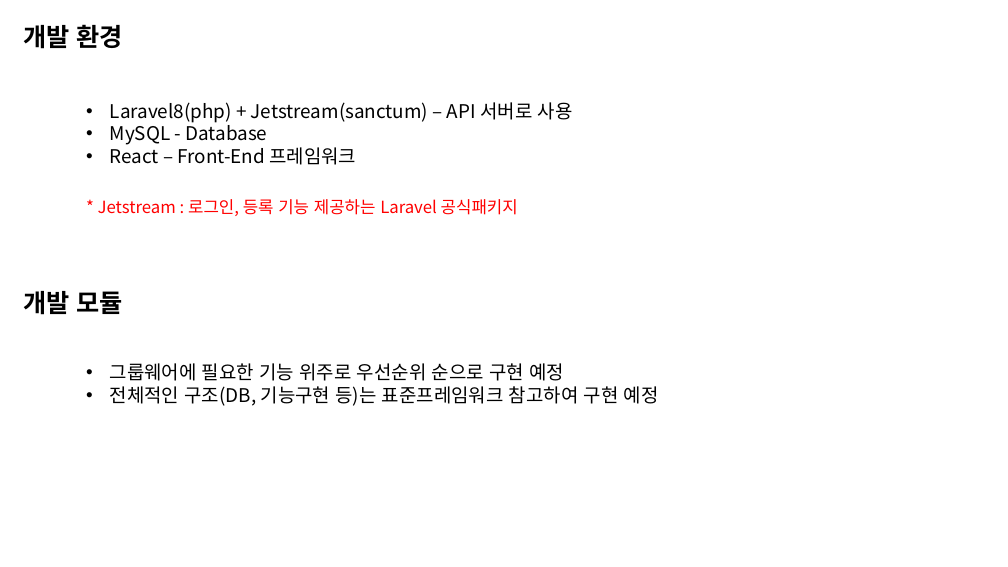
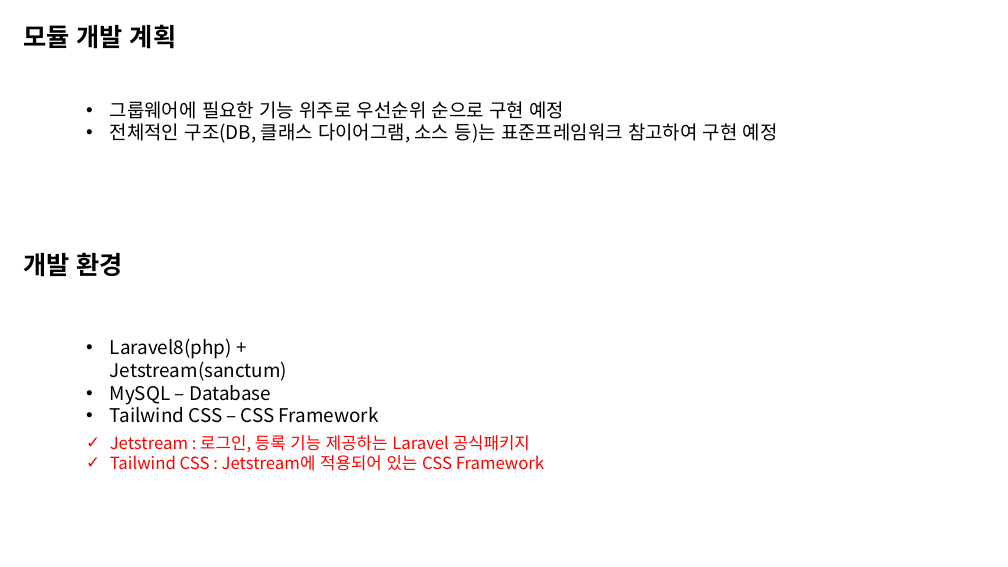
Before and after one commit to ryong890314/laravel-component, a slide deck: slide 2 of doc/Laravel 모듈 개발기획안.pptx. Drawn at 1008x567 pixels with LibreOffice and Linux fonts; fonts in the diff are those of the drawing. Boxes give left, top, right and bottom in pixels: in the first picture for what was removed or moved away, otherwise in the second. Text is boxed around its words. In the diff, an @@ line names an element or a change of style, - is before the commit and + after.

Commit message:
2103161733 doc update

```diff
--- a/doc/Laravel 모듈 개발기획안.pptx
+++ b/doc/Laravel 모듈 개발기획안.pptx
@@ text at box(23, 24, 176, 49): text changed @@
-개발 모듈
+모듈 개발 계획
@@ text "그룹웨어에 필요한 기능 위주로 우선순위 ...": place and size @@
-text "그룹웨어에 필요한 기능 위주로 우선순위 ..." at box(110, 363, 659, 406)
+text "그룹웨어에 필요한 기능 위주로 우선순위 ..." at box(110, 101, 778, 143)
@@ text at box(110, 123, 778, 143): text changed @@
-• 전체적인 구조(DB, 기능구현 등)는 표준프레임워크 참고하여 구현 예정
+• 전체적인 구조(DB, 클래스 다이어그램, 소스 등)는 표준프레임워크 참고하여 구현 예정
@@ text "개발 환경": place and size @@
-text "개발 환경" at box(23, 24, 123, 49)
+text "개발 환경" at box(23, 252, 123, 277)
@@ text at box(110, 338, 379, 423): text changed @@
-• Laravel8(php) + Jetstream(sanctum) – API 서버로 사용
-• MySQL - Database
-• React – Front-End 프레임워크
+• Laravel8(php) + Jetstream(sanctum)
+• MySQL – Database
+• Tailwind CSS – CSS Framework
@@ text at box(110, 435, 544, 471): text changed @@
-* Jetstream : 로그인, 등록 기능 제공하는 Laravel 공식패키지
+✓ Jetstream : 로그인, 등록 기능 제공하는 Laravel 공식패키지
+✓ Tailwind CSS : Jetstream에 적용되어 있는 CSS Framework
```
Also in this commit, not shown: 1 other slide changed, 4 slides added, 2 slides removed.
